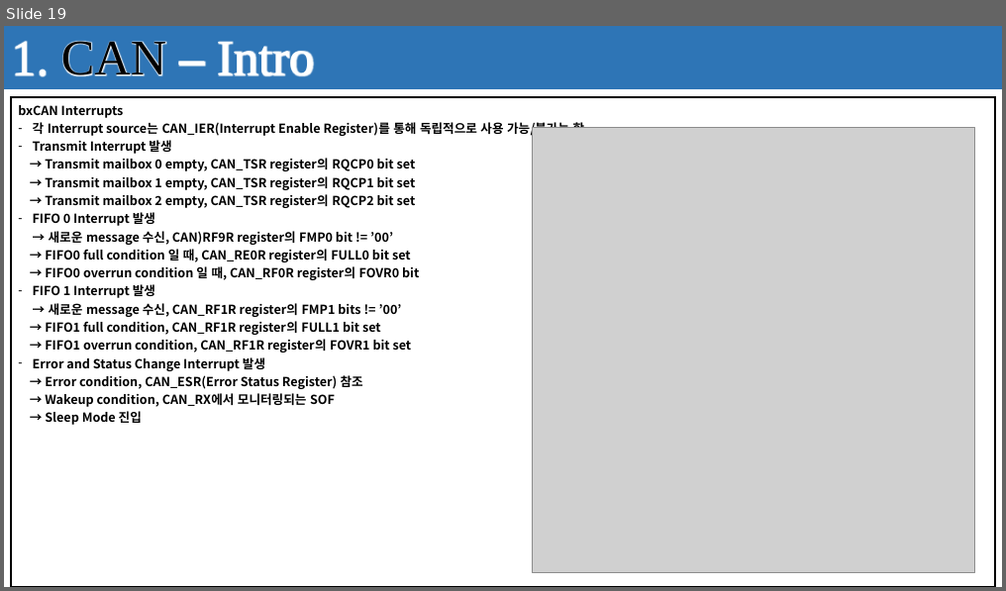
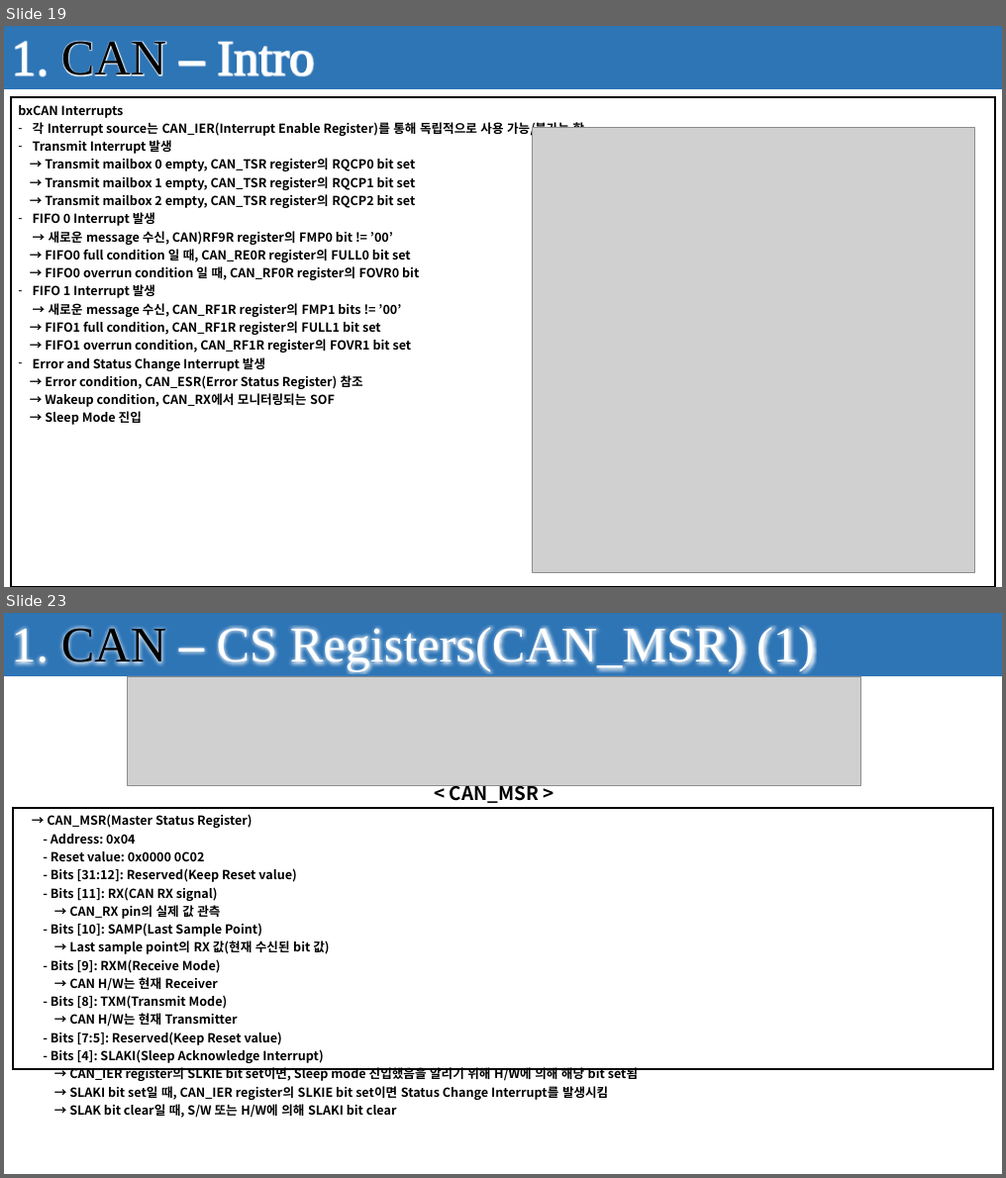
Before and after one commit to seonghokim/Study, a slide deck: Study Material/Firmware Explanation.pptx. Shown one above the other, each under a label of ours: slide 19 before the commit, slides 19 and 23 after it; the slides between them are not shown. The pictures are 1006x591 and 1006x1178 pixels, drawn with LibreOffice and Linux fonts; fonts in the diff are those of the drawing; grey boxes stand for pictures; background and template pictures are left out. Boxes give left, top, right and bottom in pixels: in the first picture for what was removed or moved away, otherwise in the second. Text is boxed around its words. In the diff, an @@ line names an element or a change of style, - is before the commit and + after.

```diff
--- a/Study Material/Firmware Explanation.pptx
+++ b/Study Material/Firmware Explanation.pptx
@@ slide 23 added at bbox=[4, 613, 1002, 1174], background #FFFFFF; not listed: 1 template element that a slide beside it also shows @@
@@ rectangle added at bbox=[4, 613, 1002, 676], fill #2E75B6, 48 pt, text #FFFFFF @@
+1. CAN – CS Registers(CAN_MSR) (1)
@@ picture added at bbox=[128, 676, 861, 786] @@
@@ text added at bbox=[450, 785, 539, 805], 18 pt, text #000000, bold @@
+< CAN_MSR >
@@ table added at bbox=[13, 808, 994, 1122], 1 rows, 1 columns @@
+→ CAN_MSR(Master Status Register) / - Address: 0x04 / - Reset value: 0x0000 0C02 / - Bits [31:12]: Reserved(Keep Reset value) / - Bits [11]: RX(CAN RX signal) / → CAN_RX pin의 실제 값 관측 / - Bits [10]: SAMP(Last Sample Point) / → Last sample point의 RX 값(현재 수신된 bit 값) / - Bits [9]: RXM(Receive Mode) / → CAN H/W는 현재 Receiver / - Bits [8]: TXM(Transmit Mode) / → CAN H/W는 현재 Transmitter / - Bits [7:5]: Reserved(Keep Reset value) / - Bits [4]: SLAKI(Sleep Acknowledge Interrupt) / → CAN_IER register의 SLKIE bit set이면, Sleep mode 진입했음을 알리기 위해 H/W에 의해 해당 bit set됨 / → SLAKI bit set일 때, CAN_IER register의 SLKIE bit set이면 Status Change Interrupt를 발생시킴 / → SLAK bit clear일 때, S/W 또는 H/W에 의해 SLAKI bit clear
```
Also in this commit, not shown: 2 slides changed, 26 other slides added, 10 slides removed.
